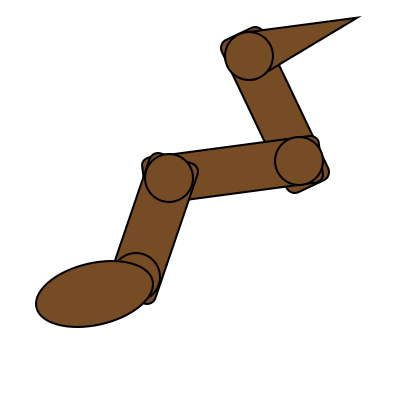
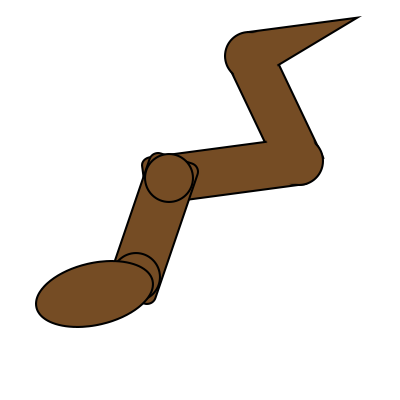
Layered file, before and after one edit (w=400, h=400). Changes by layer:
added group "dev" with 12 layers above "original" over [220, 26, 330, 194]
added group "joints" (1st of 2, in "dev") with 4 layers in group "dev" over [220, 31, 324, 194]
added layer "mid" (1st of 4, in "dev" › "joints") in group "joints" over [280, 139, 324, 186]
added layer "back" (1st of 4, in "dev" › "joints") in group "joints" over [224, 31, 273, 78]
added group "segments" (1st of 2, in "dev") with 4 layers in group "dev" over [220, 26, 330, 194]
added layer "mid" (2nd of 4, in "dev" › "segments") in group "segments" over [266, 139, 323, 194]
added layer "tail" (1st of 2, in "dev" › "segments") in group "segments" over [247, 26, 278, 72]
added layer "back" (2nd of 4, in "dev" › "segments") in group "segments" over [225, 30, 325, 188]
hid group "original" (12 layers) over [220, 26, 330, 194]
